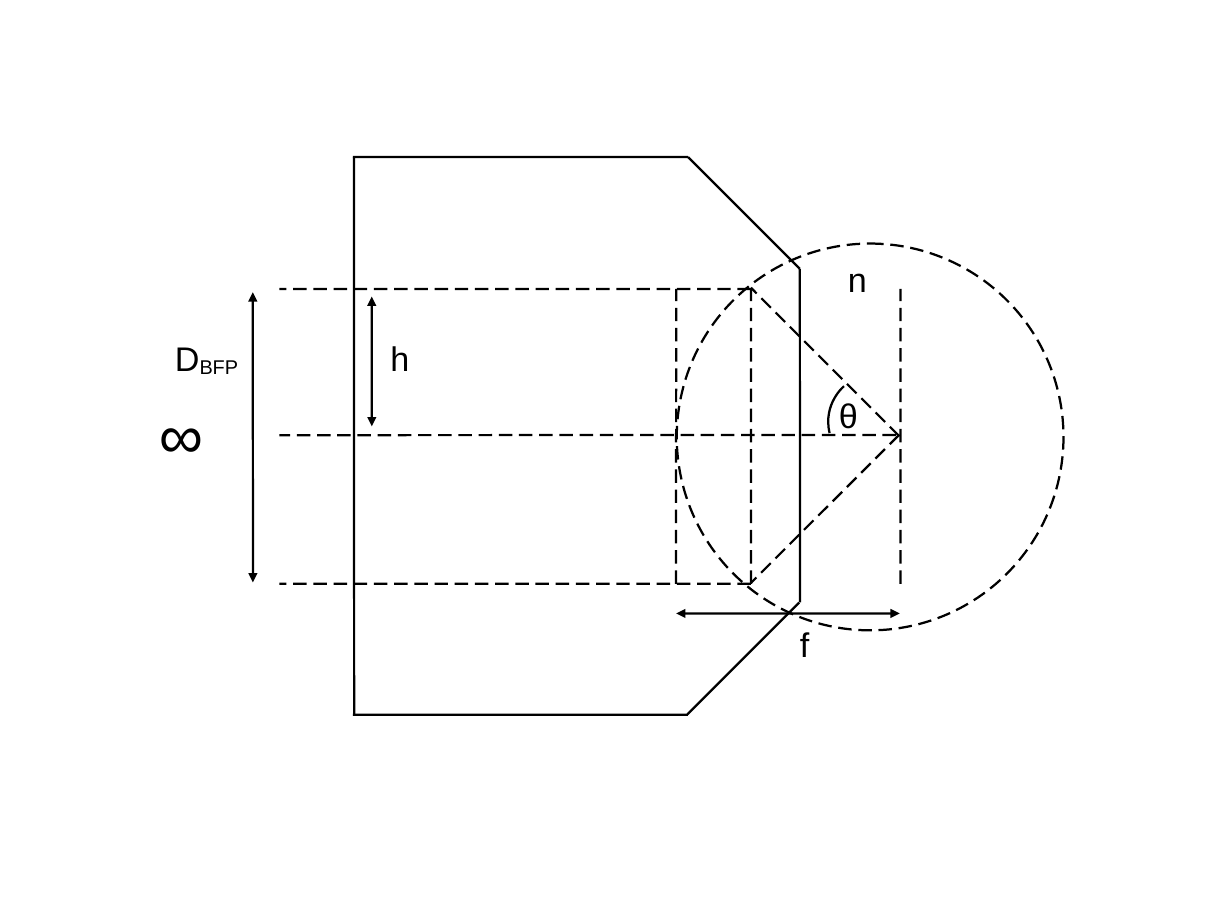
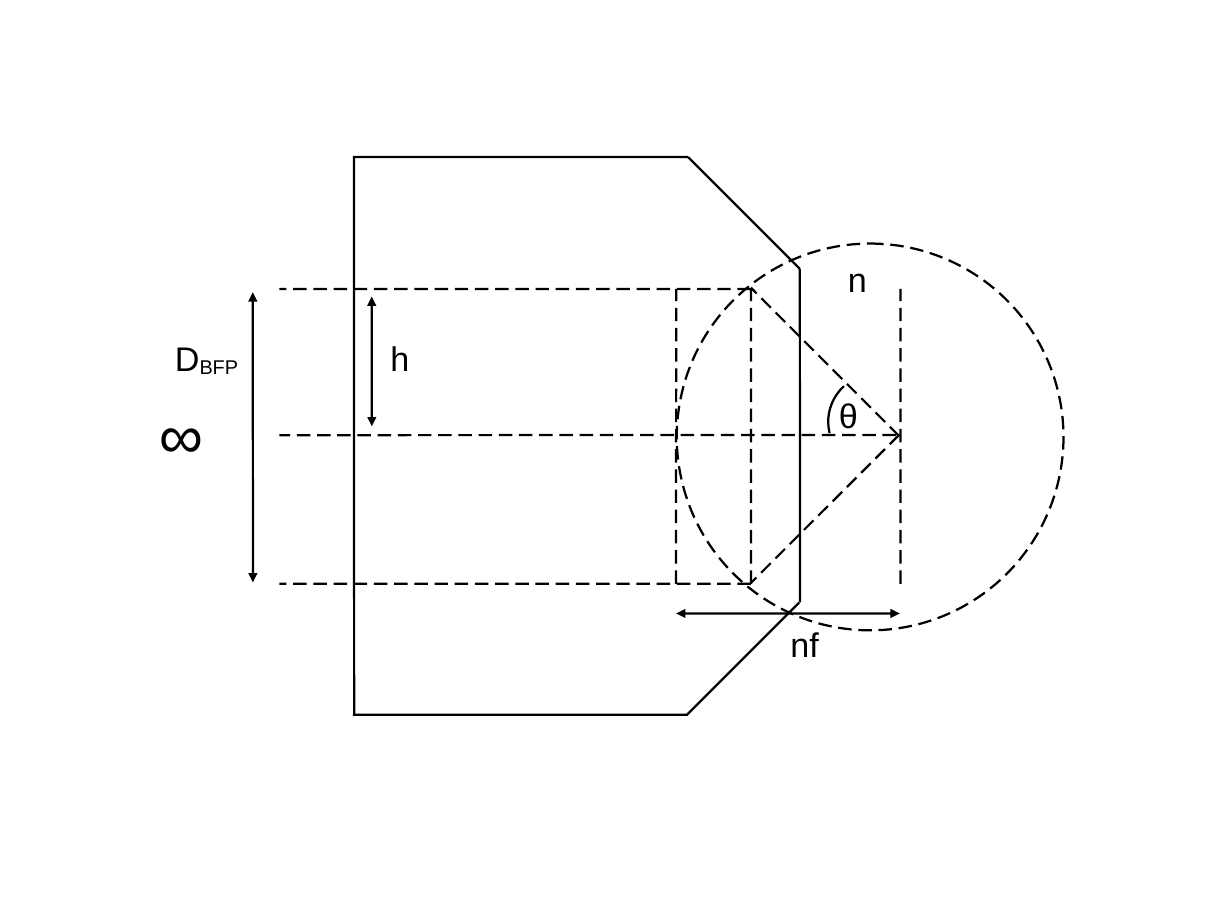
Before and after one commit to amsikking/microscope_objectives, a slide deck: slide 11 of figures/objective_sketches.odp. Drawn at 1232x924 pixels with LibreOffice and Linux fonts; fonts in the diff are those of the drawing. Boxes give left, top, right and bottom in pixels: in the first picture for what was removed or moved away, otherwise in the second. Text is boxed around its words. In the diff, an @@ line names an element or a change of style, - is before the commit and + after.

```diff
--- a/figures/objective_sketches.odp
+++ b/figures/objective_sketches.odp
@@ text at [790, 632, 818, 657]: text changed @@
-f
+nf
```
Also in this commit, not shown: 2 other slides changed, 3 other files.
